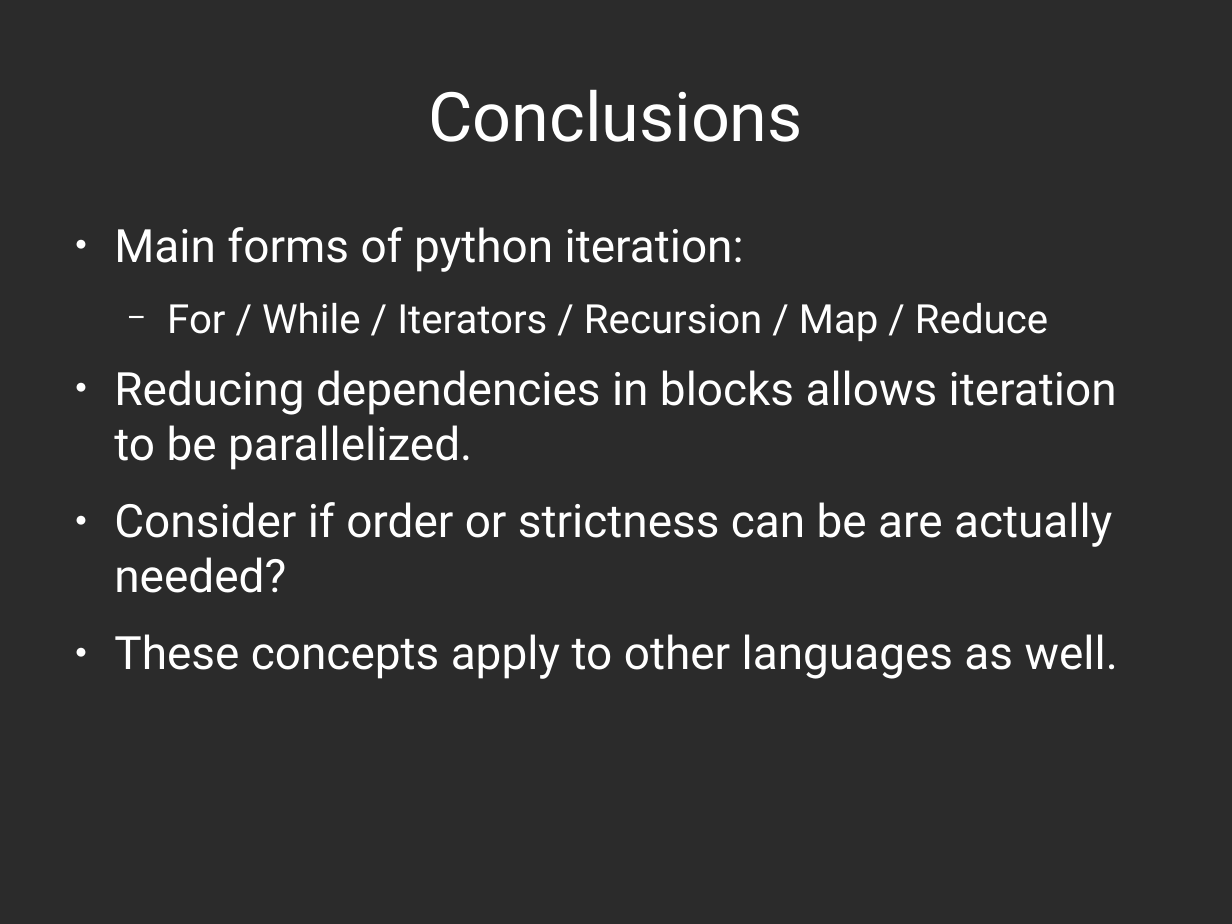
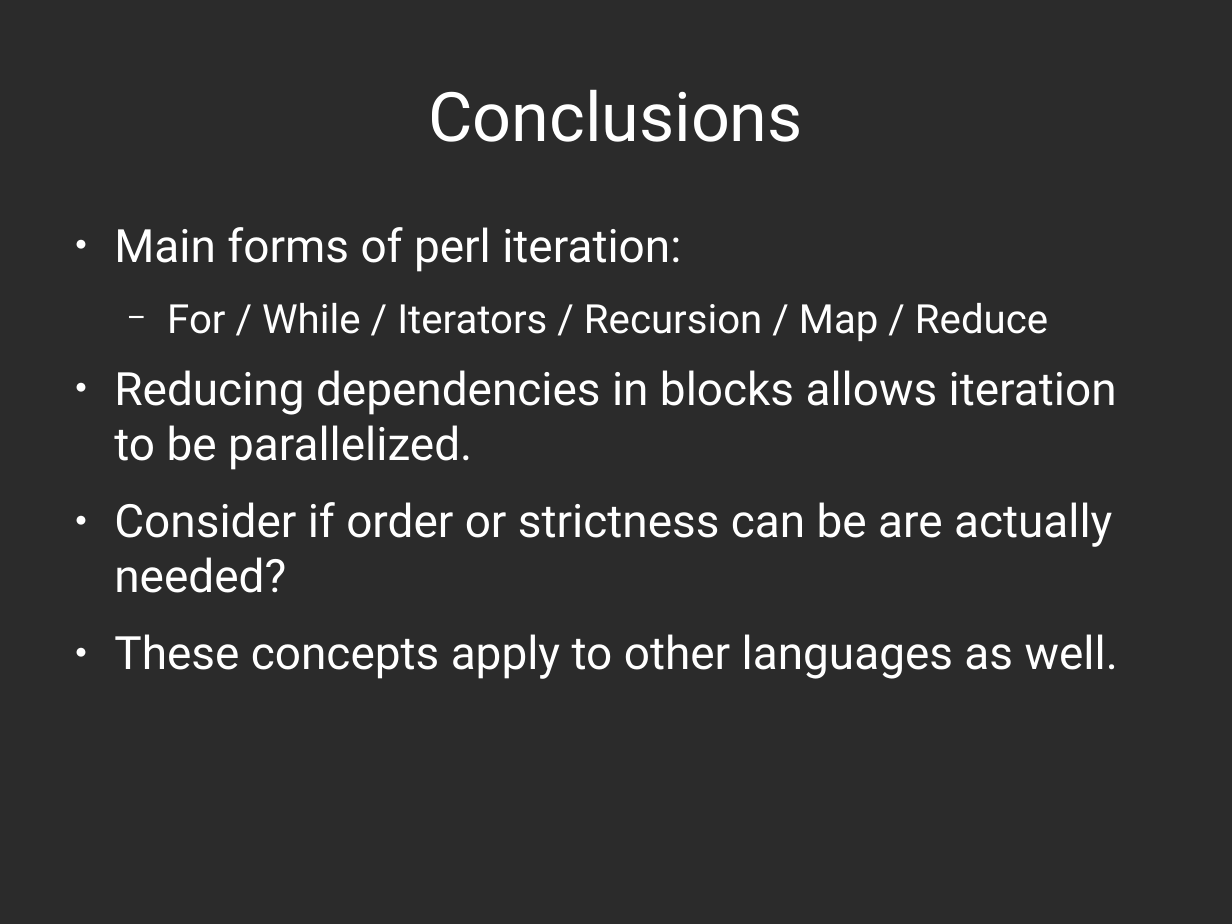
Before and after one commit to abramhindle/python-iteration-talk, a slide deck: slide 17 of iteration-talk.odp. Drawn at 1232x924 pixels with LibreOffice and Linux fonts; fonts in the diff are those of the drawing; background and template pictures are left out; a plain dark background stands for a picture behind light text. Boxes give left, top, right and bottom in pixels: in the first picture for what was removed or moved away, otherwise in the second. Text is boxed around its words. In the diff, an @@ line names an element or a change of style, - is before the commit and + after.

```diff
--- a/iteration-talk.odp
+++ b/iteration-talk.odp
@@ text at bbox=[114, 227, 681, 272]: text changed @@
-● Main forms of python iteration:
+● Main forms of perl iteration:
```
Also in this commit, not shown: 1 other slide changed, 1 other file.
